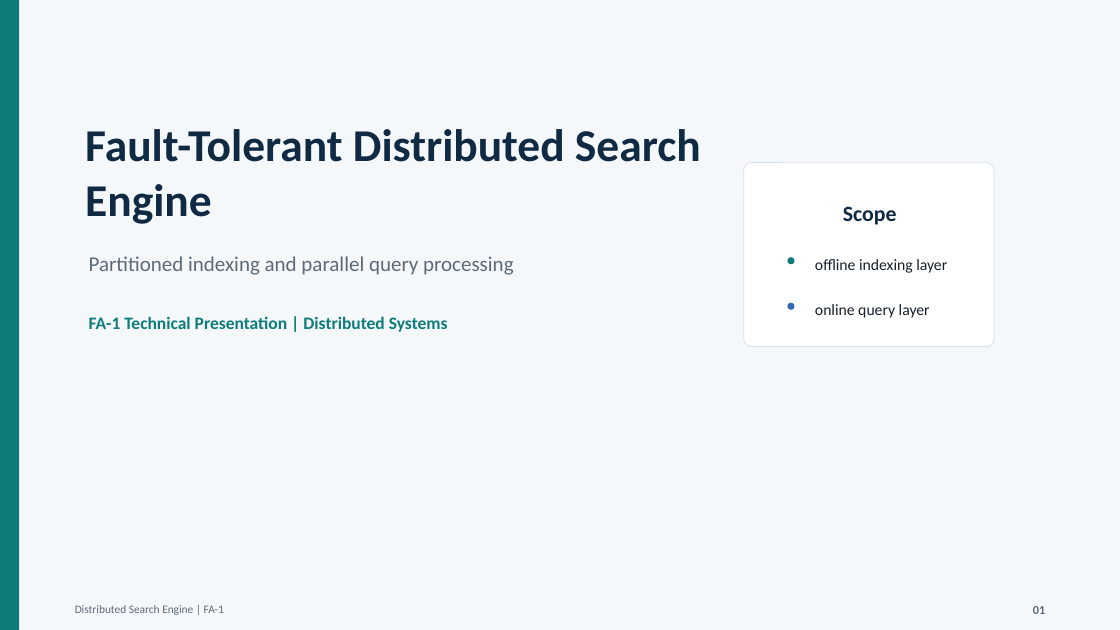
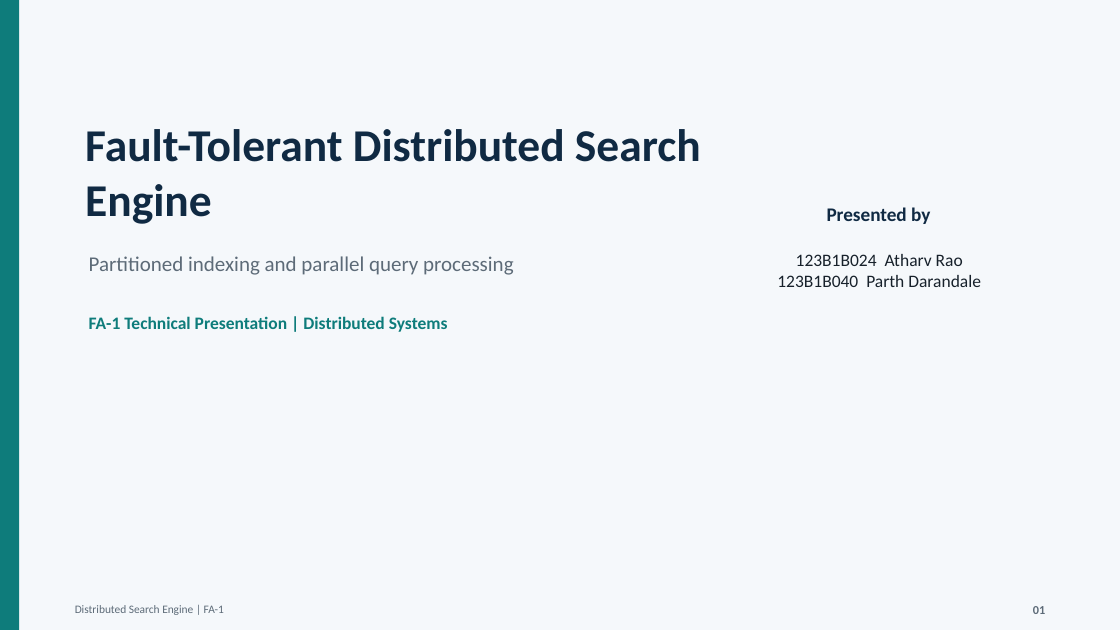
Before and after one commit to parth-darandale/ds-mini-project, a slide deck: slide 1 of Distributed_Search_Engine_FA1_Technical_Presentation.pptx. Drawn at 1120x630 pixels with LibreOffice and Linux fonts; fonts in the diff are those of the drawing. Boxes give left, top, right and bottom in pixels: in the first picture for what was removed or moved away, otherwise in the second. Text is boxed around its words. In the diff, an @@ line names an element or a change of style, - is before the commit and + after.

Commit message:
Update title slide team details

```diff
--- a/Distributed_Search_Engine_FA1_Technical_Presentation.pptx
+++ b/Distributed_Search_Engine_FA1_Technical_Presentation.pptx
@@ rounded rectangle removed at (x1=744, y1=163, x2=994, y2=347) @@
@@ text added at (x1=827, y1=207, x2=930, y2=224), 16.5 pt, text #102A43, bold @@
+Presented by
@@ text removed at (x1=843, y1=206, x2=897, y2=225) @@
-Scope
@@ text added at (x1=777, y1=254, x2=981, y2=287), 15 pt, text #17212B @@
+123B1B024 Atharv Rao
+123B1B040 Parth Darandale
@@ ellipse removed at (x1=788, y1=257, x2=795, y2=264) @@
@@ text removed at (x1=815, y1=259, x2=947, y2=273) @@
-offline indexing layer
@@ ellipse removed at (x1=788, y1=302, x2=795, y2=309) @@
@@ text removed at (x1=815, y1=304, x2=930, y2=318) @@
-online query layer
```
Also in this commit, not shown: 1 other file.
